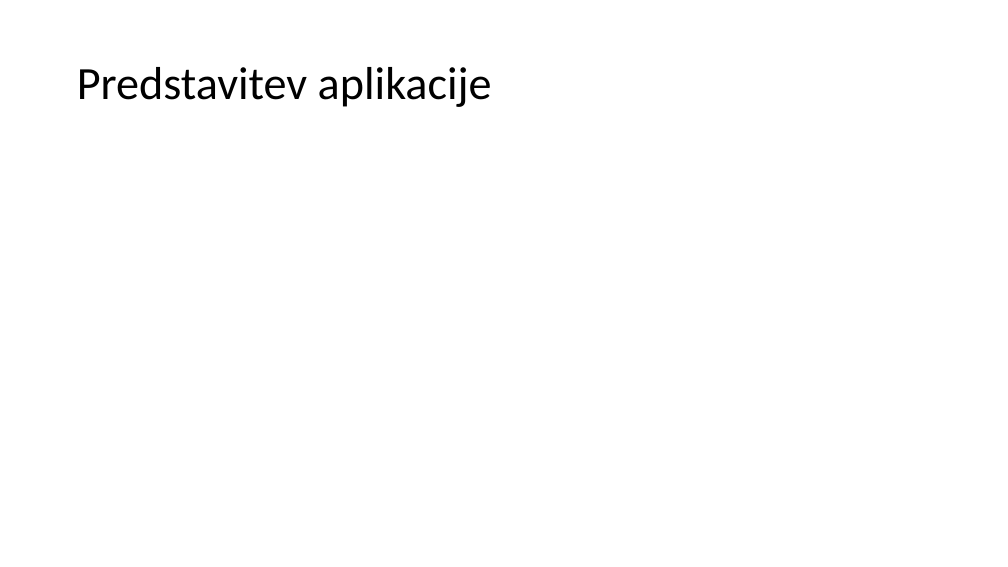
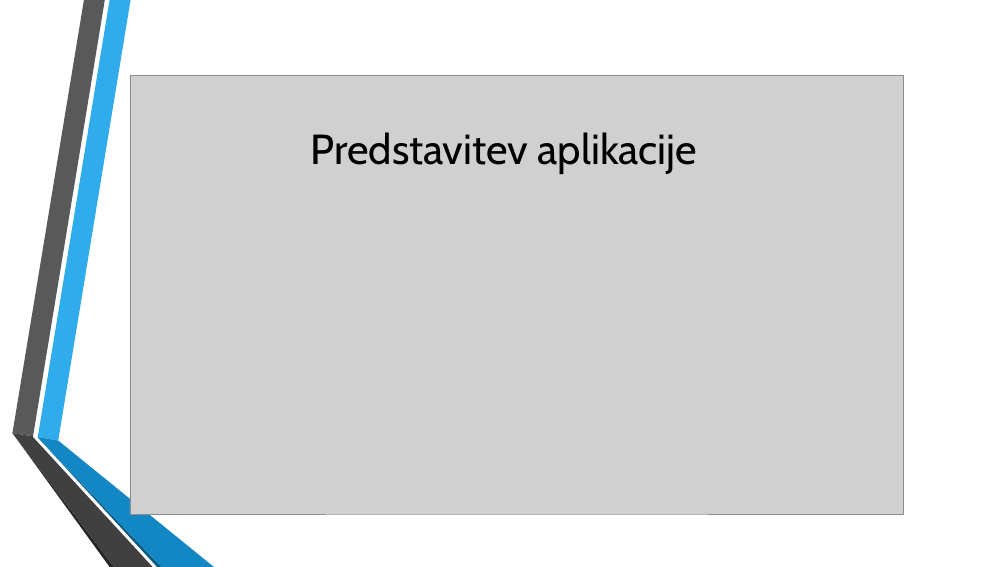
Before and after one commit to rade02/AplikacijaMatura, a slide deck: slide 5 of docs/Informacijski sistem podjetja - matura.pptx. Drawn at 1008x567 pixels with LibreOffice and Linux fonts; fonts in the diff are those of the drawing; grey boxes stand for pictures; background and template pictures are left out. Boxes give left, top, right and bottom in pixels: in the first picture for what was removed or moved away, otherwise in the second. Text is boxed around its words. In the diff, an @@ line names an element or a change of style, - is before the commit and + after.

```diff
--- a/docs/Informacijski sistem podjetja - matura.pptx
+++ b/docs/Informacijski sistem podjetja - matura.pptx
@@ title "Predstavitev aplikacije": place and size @@
-title "Predstavitev aplikacije" at <box>77,67,492,107</box>
+title "Predstavitev aplikacije" at <box>311,132,697,174</box>
@@ title "Predstavitev aplikacije" at <box>311,132,697,174</box>: size 44 to 40 pt, font Calibri to Cabin; alignment left to centre; line spacing 0.9 to 1 @@
@@ picture added at <box>130,75,904,514</box> @@
@@ group added at <box>12,0,214,567</box>: 6 freeform shapes @@
```
Also in this commit, not shown: 6 other slides changed.
